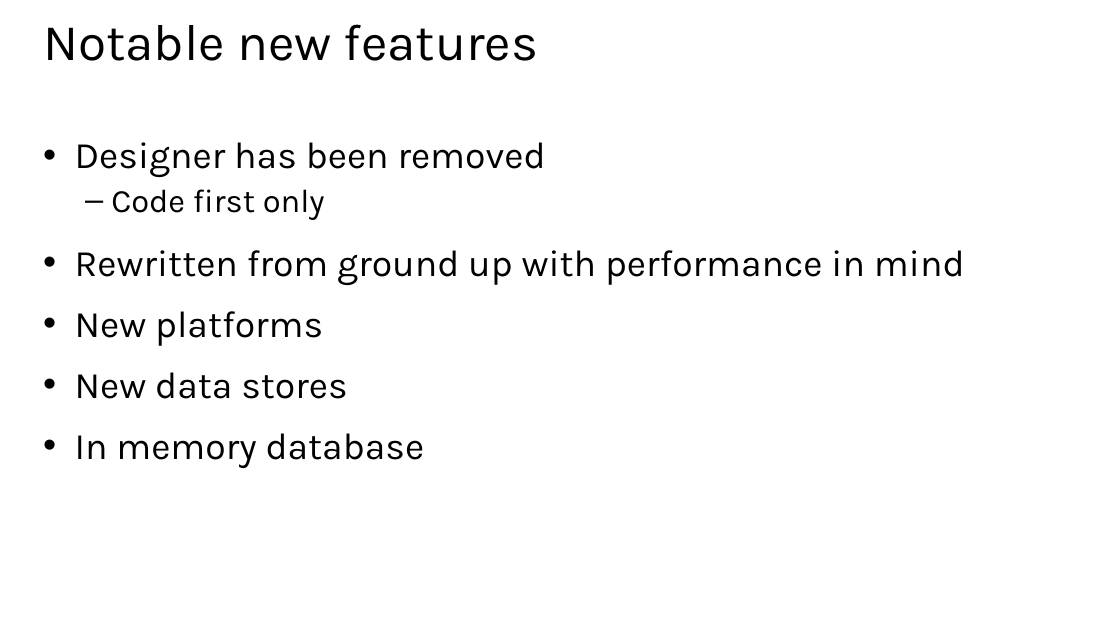
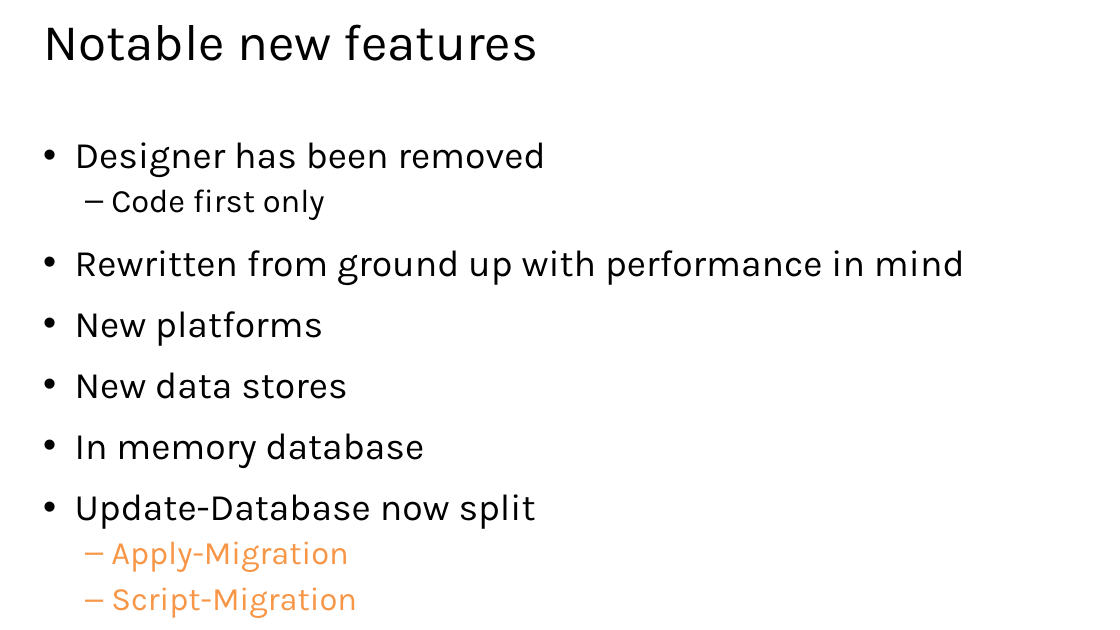
Before and after one commit to xuemiantao/EntityFramework, a slide deck: slide 18 of Slides/06 - Integrating Extra Features and Looking Forward.pptx (slide 20 before the commit). Drawn at 1120x630 pixels with LibreOffice and Linux fonts; fonts in the diff are those of the drawing. Boxes give left, top, right and bottom in pixels: in the first picture for what was removed or moved away, otherwise in the second. Text is boxed around its words. In the diff, an @@ line names an element or a change of style, - is before the commit and + after.

```diff
--- a/Slides/06 - Integrating Extra Features and Looking Forward.pptx
+++ b/Slides/06 - Integrating Extra Features and Looking Forward.pptx
@@ text at box(75, 494, 536, 618): paragraphs added @@
+• Update-Database now split
+  – Apply-Migration
+  – Script-Migration
```
Also in this commit, not shown: 6 other slides changed, 2 slides removed, 6 other files.
